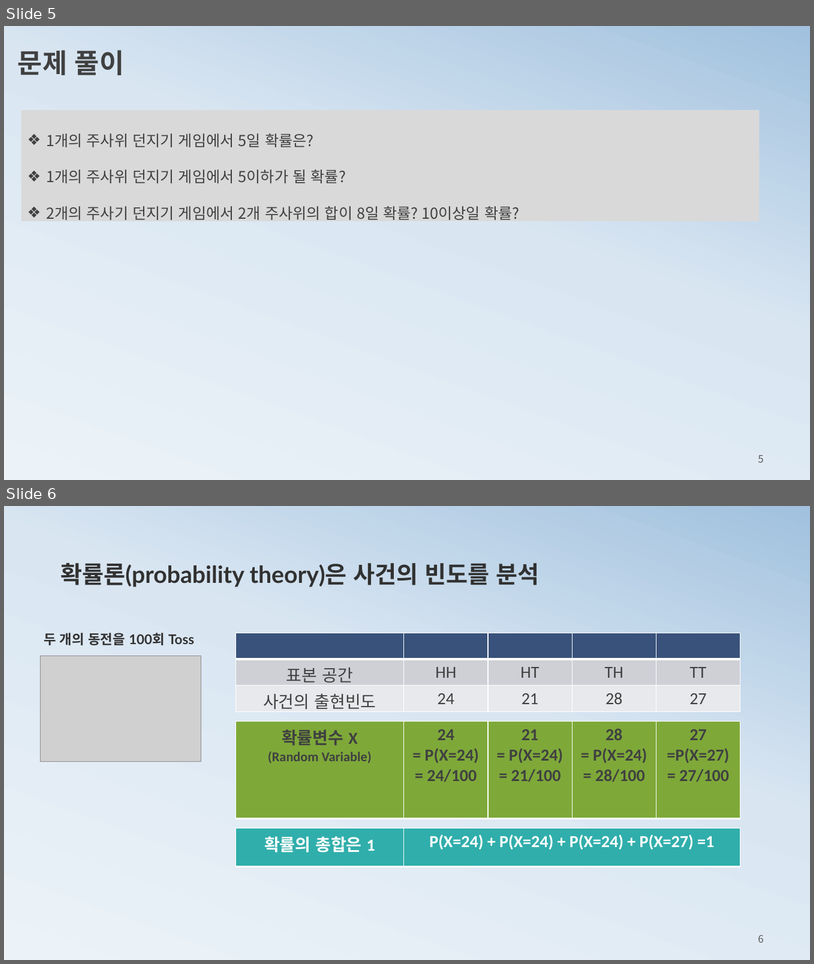
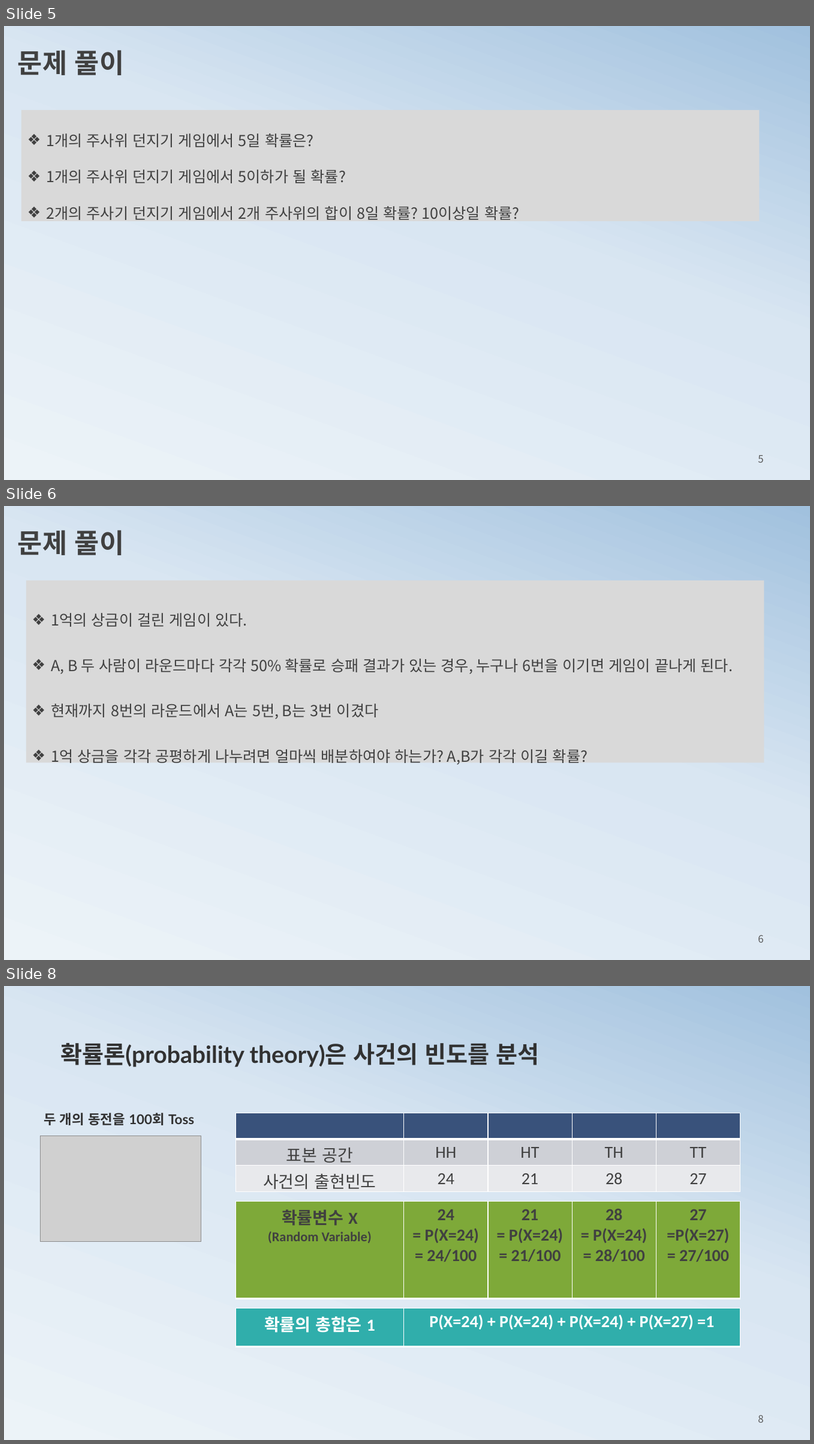
Before and after one commit to ancestor9/mathematics-for-machine-learning, a slide deck: 2_probability theory for machine learning.pptx. Shown one above the other, each under a label of ours: slides 5 and 6 before the commit, slides 5, 6 and 8 after it; the slides between them are not shown. The pictures are 814x964 and 814x1444 pixels, drawn with LibreOffice and Linux fonts; fonts in the diff are those of the drawing; grey boxes stand for pictures. Boxes give left, top, right and bottom in pixels: in the first picture for what was removed or moved away, otherwise in the second. Text is boxed around its words. In the diff, an @@ line names an element or a change of style, - is before the commit and + after.

```diff
--- a/2_probability theory for machine learning.pptx
+++ b/2_probability theory for machine learning.pptx
@@ slide 6 added at [4, 506, 810, 960], background gradient #ECF3F8 to #D9E6F2 to #A1C1DE @@
@@ text added at [18, 530, 124, 555], 32 pt, text #404040, bold @@
+문제 풀이
@@ rectangle added at [26, 580, 765, 762], fill #D9D9D9, 18 pt, text #404040 @@
+❖ 1억의 상금이 걸린 게임이 있다.
+❖ A, B 두 사람이 라운드마다 각각 50% 확률로 승패 결과가 있는 경우, 누구나 6번을 이기면 게임이 끝나게 된다.
+❖ 현재까지 8번의 라운드에서 A는 5번, B는 3번 이겼다
+❖ 1억 상금을 각각 공평하게 나누려면 얼마씩 배분하여야 하는가? A,B가 각각 이길 확률?
@@ page number added at [758, 934, 764, 942], 12 pt, text #595959 @@
+6
@@ what was slide 6 is now slide 8 @@
@@ page number at [758, 1414, 764, 1422]: text changed @@
-6
+8
```
Also in this commit, not shown: 1 other slide added.
